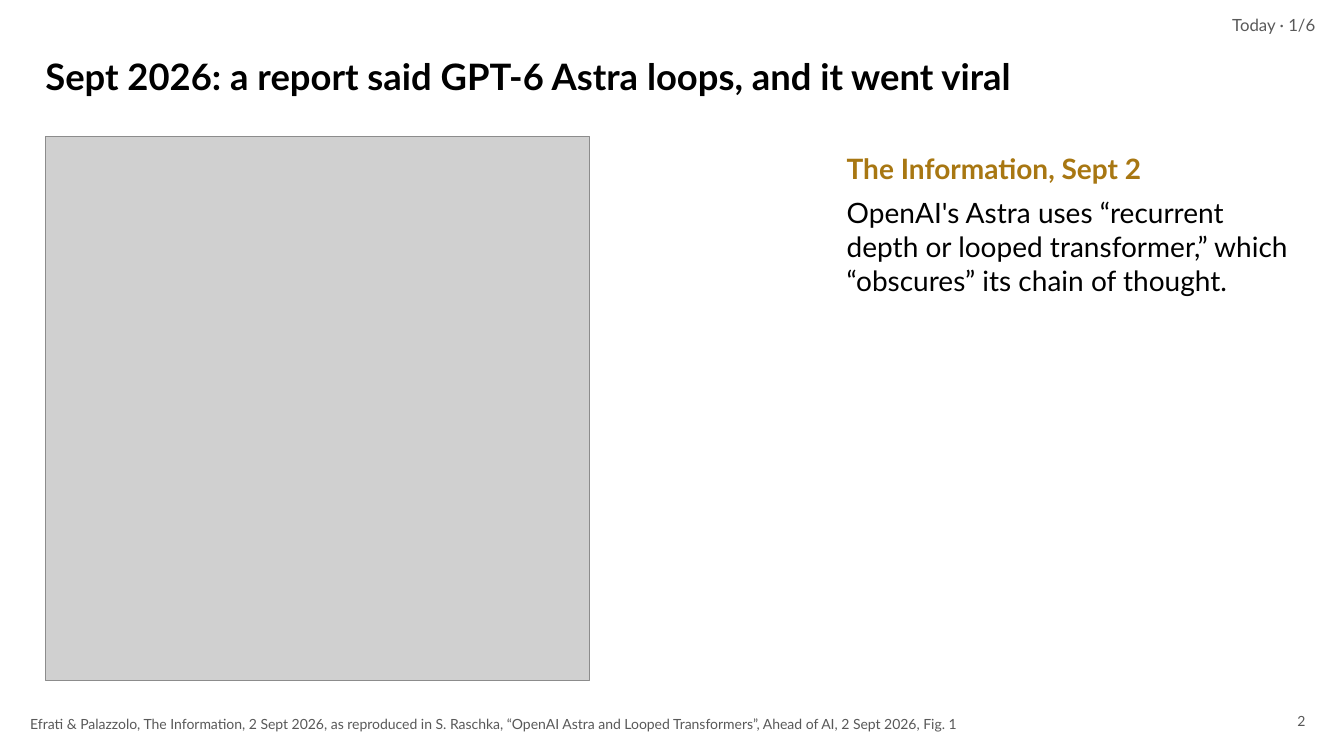
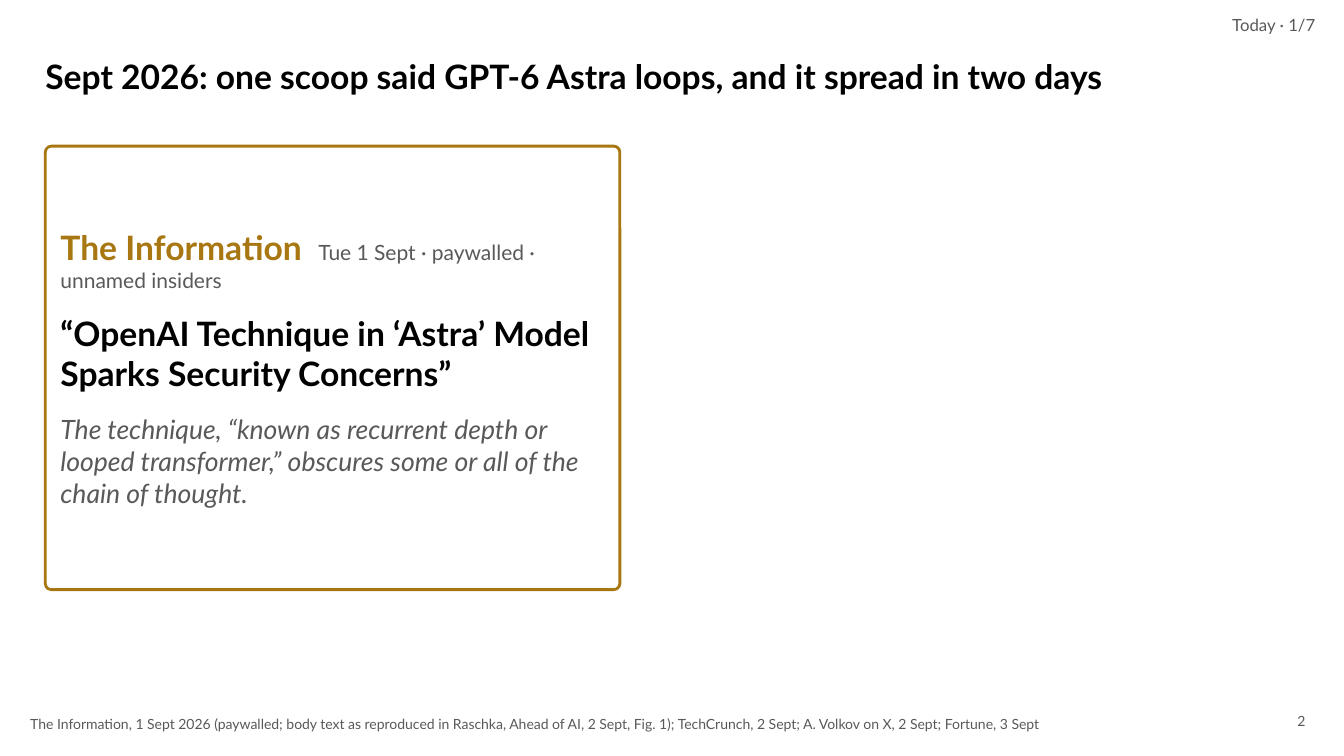
Before and after one commit to irregular6612/agi-hw2, a slide deck: slide 2 of build/out/looped-transformers.pptx. Drawn at 1344x756 pixels with LibreOffice and Linux fonts; fonts in the diff are those of the drawing; grey boxes stand for pictures. Boxes give left, top, right and bottom in pixels: in the first picture for what was removed or moved away, otherwise in the second. Text is boxed around its words. In the diff, an @@ line names an element or a change of style, - is before the commit and + after.

```diff
--- a/build/out/looped-transformers.pptx
+++ b/build/out/looped-transformers.pptx
@@ text at bbox=[1232, 18, 1315, 34]: text changed @@
-Today · 1/6
+Today · 1/7
@@ text at bbox=[45, 64, 1102, 95]: text changed; size 26 to 24 pt @@
-Sept 2026: a report said GPT-6 Astra loops, and it went viral
+Sept 2026: one scoop said GPT-6 Astra loops, and it spread in two days
@@ picture removed at bbox=[45, 136, 590, 681] @@
@@ rounded rectangle added at bbox=[45, 146, 620, 590], fill #FFFFFF, outline #A87712 2 pt @@
@@ text "The Information Tue 1 Sept ..." at bbox=[60, 235, 589, 508]: vertical alignment top to middle @@
@@ text at bbox=[60, 235, 589, 508]: text changed; size 20 to 19 pt; text colour #000000 to #595959 @@
-The Information, Sept 2
-OpenAI's Astra uses “recurrent depth or looped transformer,” which “obscures” its chain of thought.
+The Information Tue 1 Sept · paywalled · unnamed insiders
+“OpenAI Technique in ‘Astra’ Model Sparks Security Concerns”
+The technique, “known as recurrent depth or looped transformer,” obscures some or all of the chain of thought.
@@ text at bbox=[30, 718, 1040, 732]: text changed @@
-Efrati & Palazzolo, The Information, 2 Sept 2026, as reproduced in S. Raschka, “OpenAI Astra and Looped Transformers”, Ahead of AI, 2 Sept 2026, Fig. 1
+The Information, 1 Sept 2026 (paywalled; body text as reproduced in Raschka, Ahead of AI, 2 Sept, Fig. 1); TechCrunch, 2 Sept; A. Volkov on X, 2 Sept; Fortune, 3 Sept
```
Also in this commit, not shown: 5 other slides changed, 1 slide added, 7 other files.
